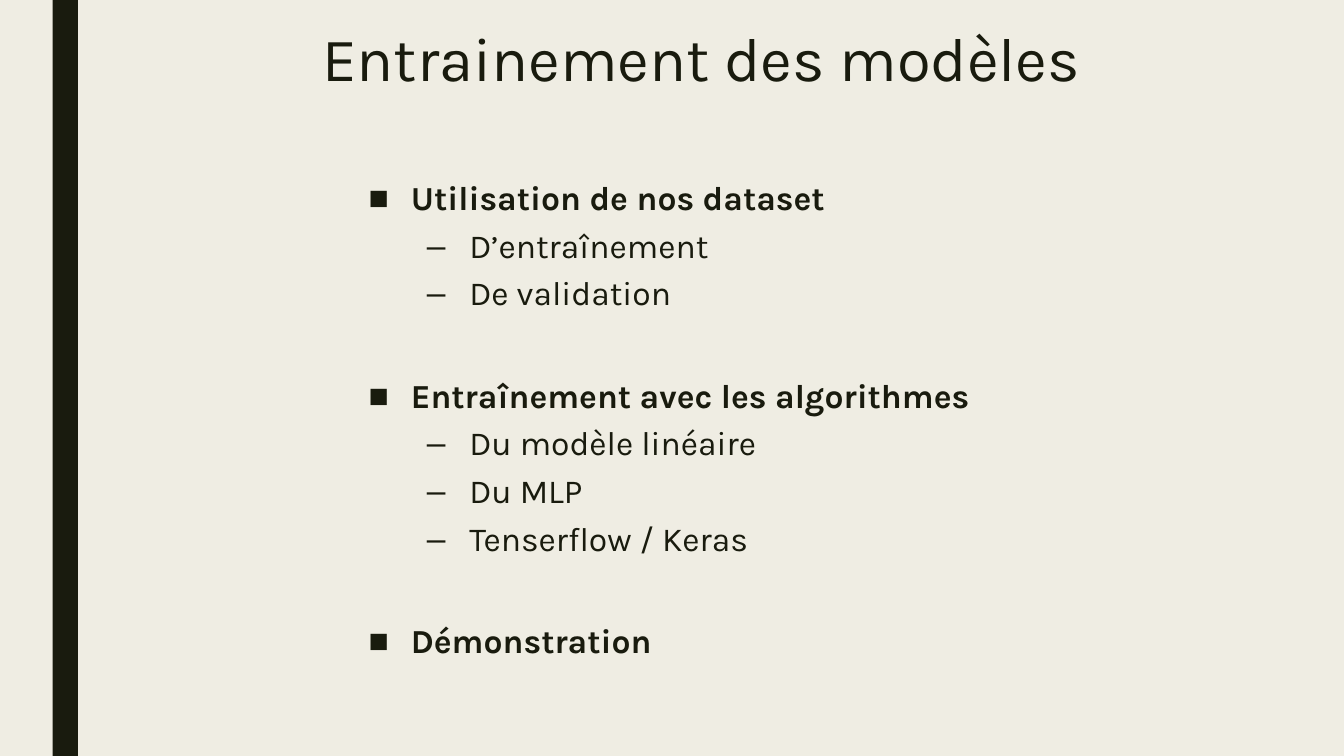
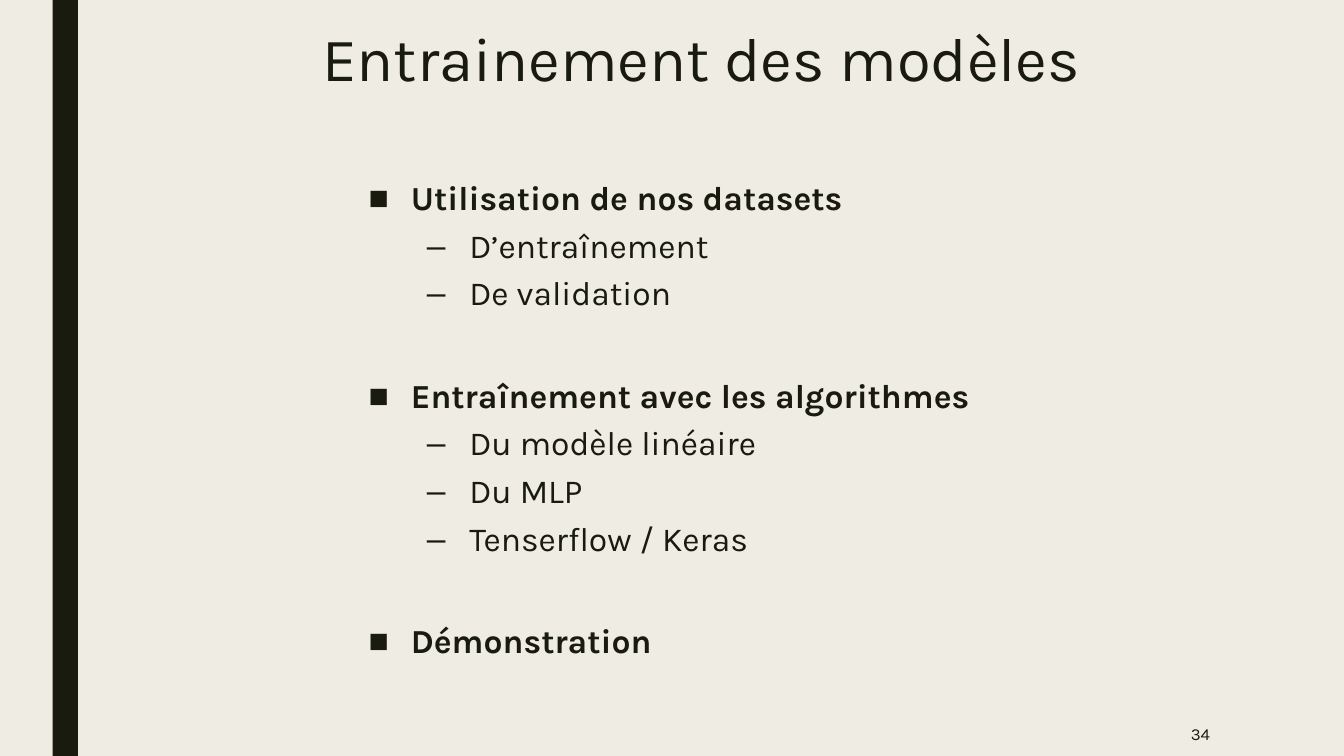
Before and after one commit to natane07/PA-MachineLearning-3ESGI, a slide deck: slide 34 of Project/Docs/Slides/PPT_PA.pptx. Drawn at 1344x756 pixels with LibreOffice and Linux fonts; fonts in the diff are those of the drawing. Boxes give left, top, right and bottom in pixels: in the first picture for what was removed or moved away, otherwise in the second. Text is boxed around its words. In the diff, an @@ line names an element or a change of style, - is before the commit and + after.

```diff
--- a/Project/Docs/Slides/PPT_PA.pptx
+++ b/Project/Docs/Slides/PPT_PA.pptx
@@ text at <box>411,186,843,211</box>: text changed @@
-■ Utilisation de nos dataset
+■ Utilisation de nos datasets
@@ page number added at <box>1191,729,1210,740</box>, 12 pt, text #191B0E @@
+34
```
Also in this commit, not shown: 41 other slides changed, 1 other file.
